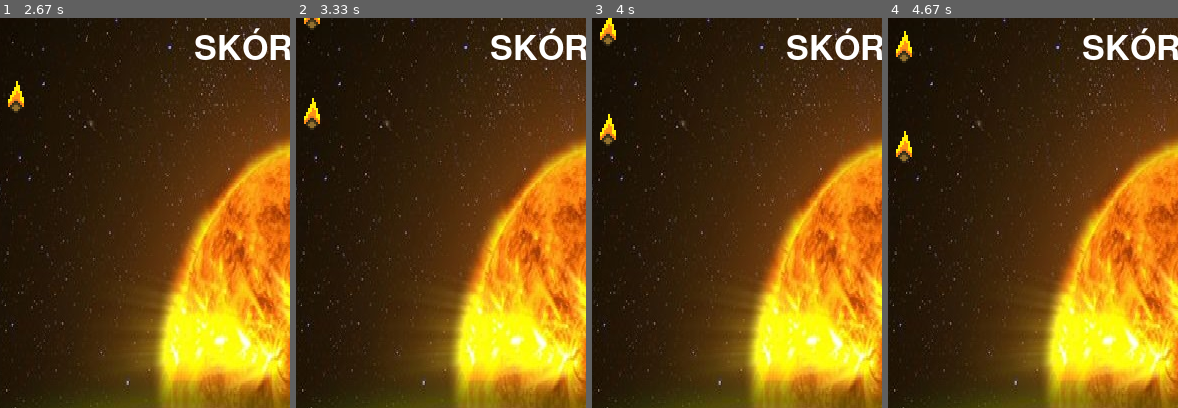
Above: before the commit, frames 1-4 (left to right).
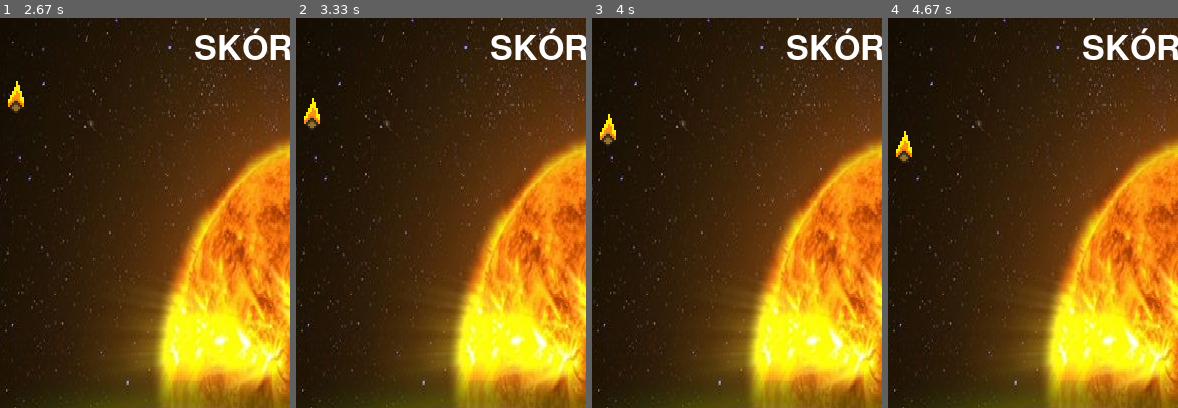
Above: after the commit, the same moments.

Repository: JanKurdila/pygame_avoid_meteors
Game: pygame game, started from main.py
The game is run twice, just before and just after one commit, with the same random seed, the same clock (stepped at 60 frames per second) and the same inputs.
Inputs:
- Up to frame 1 (2.67 s): hold Right 0.33-0.8 s; hold Right 0.83-1.3 s; hold Left 1.33-1.87 s; hold Left 1.9-2.3 s; hold Right from 2.33 s (still down)
- Up to frame 2 (3.33 s): release Right at 2.97 s; hold Left from 3 s (still down)
- Up to frame 3 (4 s): release Left at 3.47 s; hold Right 3.5-3.97 s
- Up to frame 4 (4.67 s): hold Right 4-4.47 s; hold Left from 4.5 s (still down)
The pictures show only the part of the screen within x 22-72%, y 0-50%; the shares and areas given below are measured in that part.

Frame 1 is identical in both runs. In frame 2, 0.1% of the frame differs, in the area x 2-9%, y 0-4%; in frame 3, 0.3%; in frame 4, 0.3%, in the area x 2-9%, y 3-12%.

Commit message:
13) V prvom slede 4 padajúce meteory, v druhom sl. 8  atď, po každom slede sa zvýši rýhlosť padajúcich meteorov

Diff:
--- a/Config/config.py
+++ b/Config/config.py
@@ -6,6 +6,8 @@
 RAKETA = pygame.image.load("IMAGES/raketa.png")
 METEOR = pygame.image.load("IMAGES/meteor1.png")
 RYCHLOST_PADU_METEORU = 0
+METEOR_INKREMENT = 4
+POCET_METEOROV = 0
 
 SURADNICE_RAKETY = (250, 685)
 # SURADNICE_METEORU = (250, 30) už nepotrebujeme, lebo ich bude generovať funkcia
--- a/main.py
+++ b/main.py
@@ -45,9 +45,11 @@
         # Ak vypnem okno, musím vypnuť pygame
 
         if len(meteory) == 0:
-            for i in range(5):
+            config.RYCHLOST_PADU_METEORU += 1    # Oprava odsadenia
+            config.POCET_METEOROV += config.METEOR_INKREMENT
+            for i in range(config.POCET_METEOROV):  # Úprava - o kľko meteorov má príbudať
                 meteory.append(generate_meteor())
-            config.RYCHLOST_PADU_METEORU += 1    # Oprava odsadenia
+
 
 
         for event in pygame.event.get():
